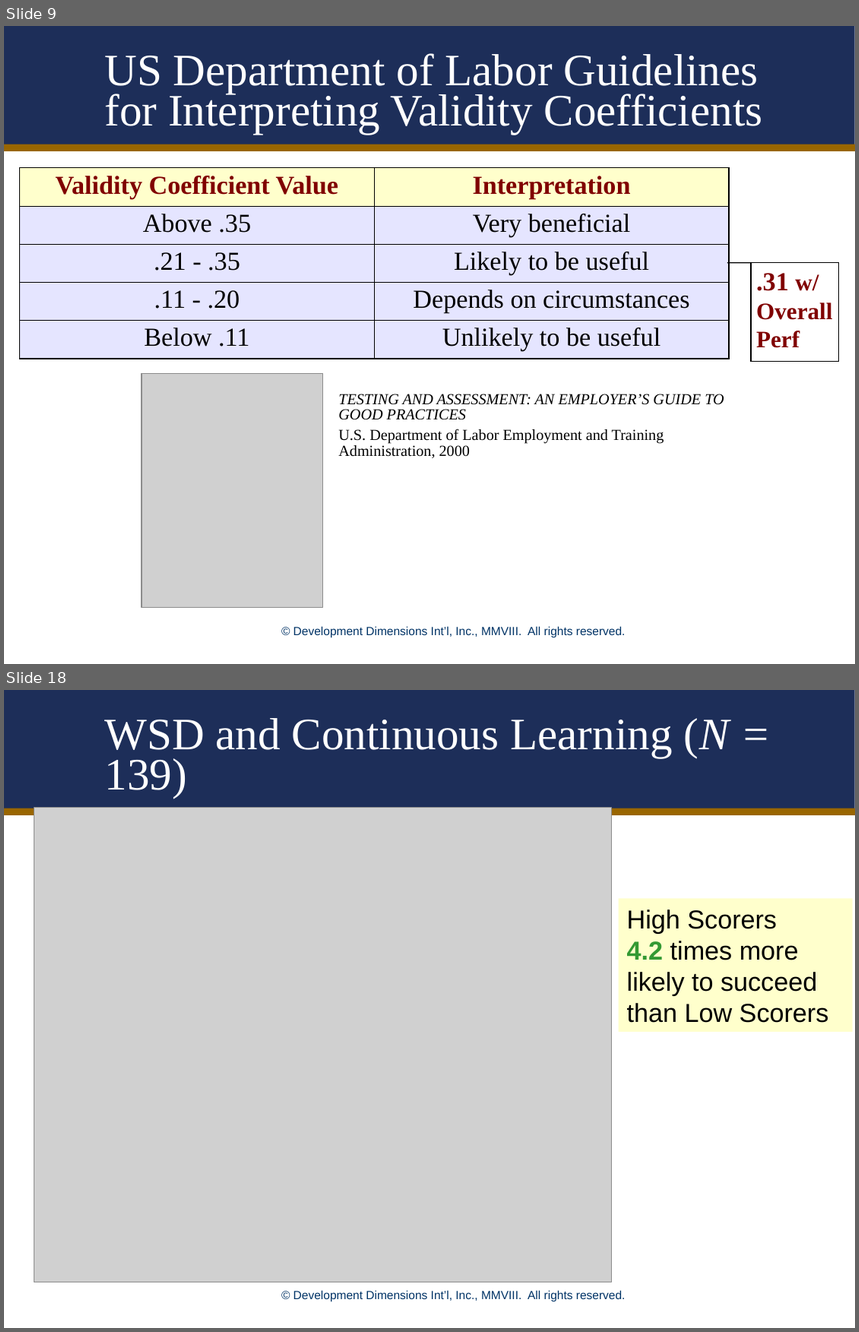
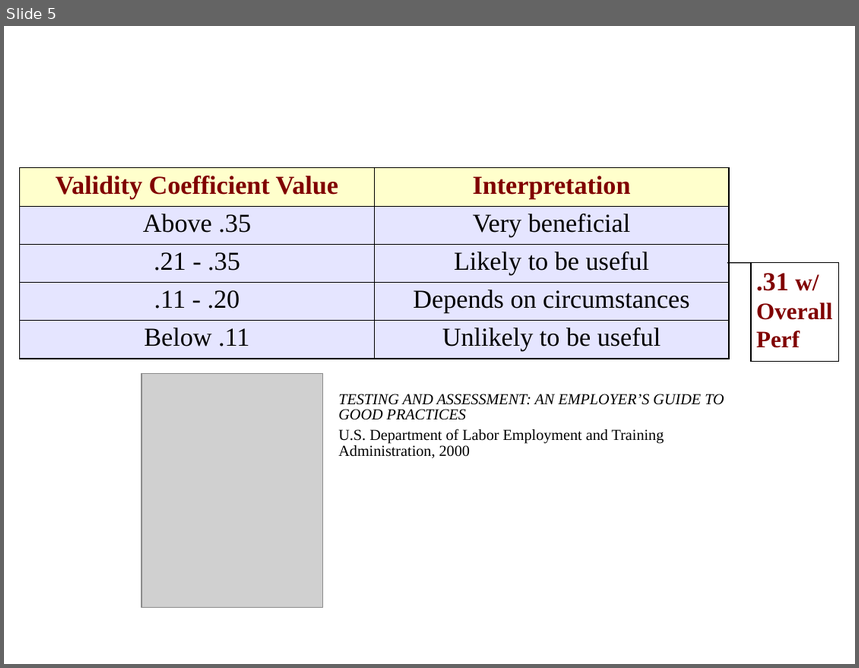
Before and after one commit to JillBudden/Scoring-Algo-Predicting-Performance-2, a slide deck: Results.ppt. Shown one above the other, each under a label of ours: slides 9 and 18 before the commit, slide 5 after it; the slides between them are not shown. The pictures are 859x1332 and 859x668 pixels, drawn with LibreOffice and Linux fonts; fonts in the diff are those of the drawing; grey boxes stand for pictures; background and template pictures are left out. Boxes give left, top, right and bottom in pixels: in the first picture for what was removed or moved away, otherwise in the second. Text is boxed around its words. In the diff, an @@ line names an element or a change of style, - is before the commit and + after.

Commit message:
High Level Results

```diff
--- a/Results.ppt
+++ b/Results.ppt
@@ slide 18 removed at <box>4,690,855,1328</box>, background #FFFFFF; not listed: 3 template elements that a slide beside it also shows @@
@@ title removed at <box>105,718,729,798</box> @@
-WSD and Continuous Learning (N = 139)
@@ picture removed at <box>34,808,612,1283</box> @@
@@ rectangle removed at <box>619,898,853,1032</box> @@
-High Scorers
-4.2 times more likely to succeed than Low Scorers
@@ what was slide 9 is now slide 5 @@
@@ slide 5 changed as well @@
@@ rectangle removed at <box>4,26,855,147</box> @@
@@ title removed at <box>105,53,763,134</box> @@
-US Department of Labor Guidelines for Interpreting Validity Coefficients
@@ line removed from (4, 148) to (855, 148) @@
@@ text removed at <box>294,626,626,639</box> @@
-© Development Dimensions Int’l, Inc., MMVIII. All rights reserved.
```
Also in this commit, not shown: 4 other slides changed, 25 other slides removed.
